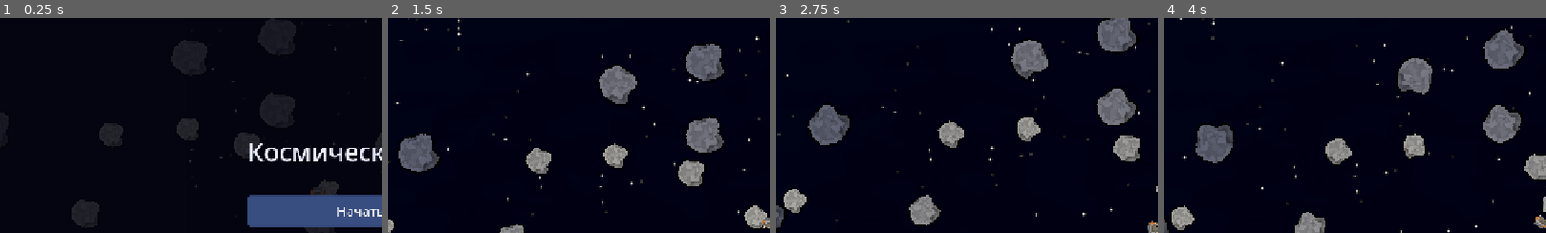
Above: before the commit, frames 1-4 (left to right).
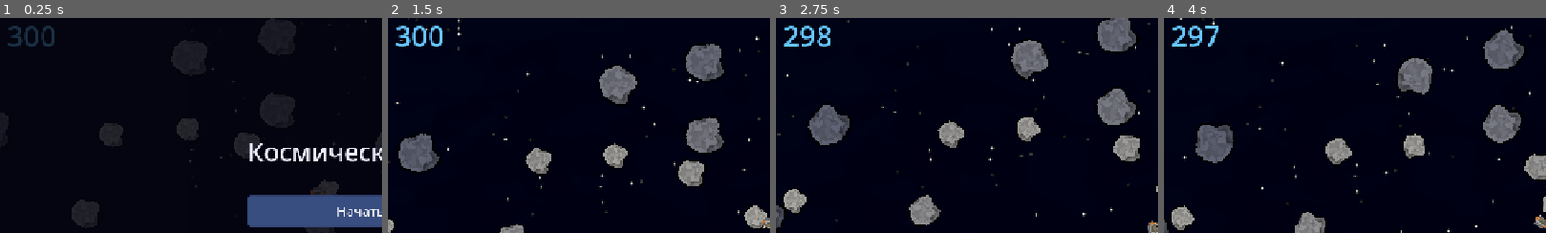
Above: after the commit, the same moments.

Repository: xOnelinx/-space_scrapheap
Game: Godot game, scene res://scenes/main.tscn
Same seed, same stepped clock (60 frames per second), same inputs: the game is played once before the commit and once after it.
Inputs (mouse positions are % of the whole screen's width and height, from its top left):
- Up to frame 1 (0.25 s): no input
- Up to frame 2 (1.5 s): click "Начать игру" at 0.5 s; move the mouse to (72, 45) at 1.27 s; hold D from 1.28 s (still down); click (72, 45) at 1.42 s
- Up to frame 3 (2.75 s): move the mouse to (30, 55) at 2.02 s; release D at 2.03 s; hold A from 2.03 s (still down); click (30, 55) at 2.17 s
- Up to frame 4 (4 s): move the mouse to (60, 28) at 2.77 s; release A at 2.78 s; hold D from 2.78 s (still down); click (60, 28) at 2.92 s; move the mouse to (45, 70) at 3.52 s; click (45, 70) at 3.67 s
The pictures show only the part of the screen within x 1-51%, y 2-52%; the shares and areas given below are measured in that part.

The runs differ from the first frame. In frame 1, 0.5% of the frame differs, in the area x 2-15%, y 3-14%; in frame 2, 0.6%; in frame 3, 0.6%; in frame 4, 0.6%.

Commit message:
кислород

Diff:
--- a/godot/scripts/wanderer.gd
+++ b/godot/scripts/wanderer.gd
@@ -16,6 +16,10 @@
 const DOOM_INPUT_GRACE := 0.35
 const RESPAWN_INPUT_PAUSE := 0.45
 const LOST_DOOM_DELAY := 6.0
+const OXYGEN_SECONDS := 300.0
+const OXYGEN_COLOR := Color(0.4, 0.78, 1.0)
+const LOST_DEATH_TEXT := "Вы умерли.\nБесконечно скитаясь в космосе.\n\nНажмите мышь — начать снова"
+const OXYGEN_DEATH_TEXT := "В космосе нет кислорода, как и в ваших легких\n\nНажмите мышь — начать снова"
 const MASS := 26.0 * 26.0
 const HIT_FRICTION := 0.35
 
@@ -35,6 +39,8 @@
 var _dead := false
 var _controls_locked := true
 var _lost_time := 0.0
+var _oxygen := OXYGEN_SECONDS
+var _oxygen_label: Label
 
 
 func _ready() -> void:
@@ -43,6 +49,7 @@
 	_controls_locked = true
 	_clear_charge()
 	_free_orphan_doom_overlays()
+	_build_oxygen_hud()
 	call_deferred("_spawn_on_start_rock")
 	call_deferred("_unlock_controls_when_ready")
 
@@ -147,16 +154,45 @@
 	return closest.length() <= radius
 
 
-func _begin_doom() -> void:
+func _build_oxygen_hud() -> void:
+	var layer := CanvasLayer.new()
+	layer.layer = 40
+	layer.name = "OxygenHud"
+	add_child(layer)
+
+	_oxygen_label = Label.new()
+	_oxygen_label.mouse_filter = Control.MOUSE_FILTER_IGNORE
+	_oxygen_label.position = Vector2(20, 14)
+	_oxygen_label.add_theme_font_size_override("font_size", 48)
+	_oxygen_label.add_theme_color_override("font_color", OXYGEN_COLOR)
+	layer.add_child(_oxygen_label)
+	_refresh_oxygen_label()
+
+
+func _tick_oxygen(delta: float) -> bool:
+	_oxygen = maxf(0.0, _oxygen - delta)
+	_refresh_oxygen_label()
+	if _oxygen > 0.0:
+		return false
+	_begin_doom(OXYGEN_DEATH_TEXT)
+	return true
+
+
+func _refresh_oxygen_label() -> void:
+	var seconds := 0 if _oxygen <= 0.0 else ceili(_oxygen)
+	_oxygen_label.text = str(seconds)
+
+
+func _begin_doom(message: String = LOST_DEATH_TEXT) -> void:
 	if _dead:
 		return
 	_dead = true
 	set_physics_process(false)
 	set_process_unhandled_input(false)
-	call_deferred("_show_doom_and_restart")
-
-
-func _show_doom_and_restart() -> void:
+	call_deferred("_show_doom_and_restart", message)
+
+
+func _show_doom_and_restart(message: String) -> void:
 	var layer := CanvasLayer.new()
 	layer.layer = 100
 	layer.name = "DoomOverlay"
@@ -178,7 +214,8 @@
 	label.grow_vertical = Control.GROW_DIRECTION_BOTH
 	label.horizontal_alignment = HORIZONTAL_ALIGNMENT_CENTER
 	label.vertical_alignment = VERTICAL_ALIGNMENT_CENTER
-	label.text = "Вы умерли.\nБесконечно скитаясь в космосе.\n\nНажмите мышь — начать снова"
+	label.autowrap_mode = TextServer.AUTOWRAP_WORD_SMART
+	label.text = message
 	label.add_theme_font_size_override("font_size", 36)
 	label.add_theme_color_override("font_color", Color(0.92, 0.93, 1.0))
 	label.position = Vector2(-420, -90)
@@ -225,6 +262,8 @@
 
 func _physics_process(delta: float) -> void:
 	if _dead:
+		return
+	if _tick_oxygen(delta):
 		return
 	if docked:
 		_lost_time = 0.0
